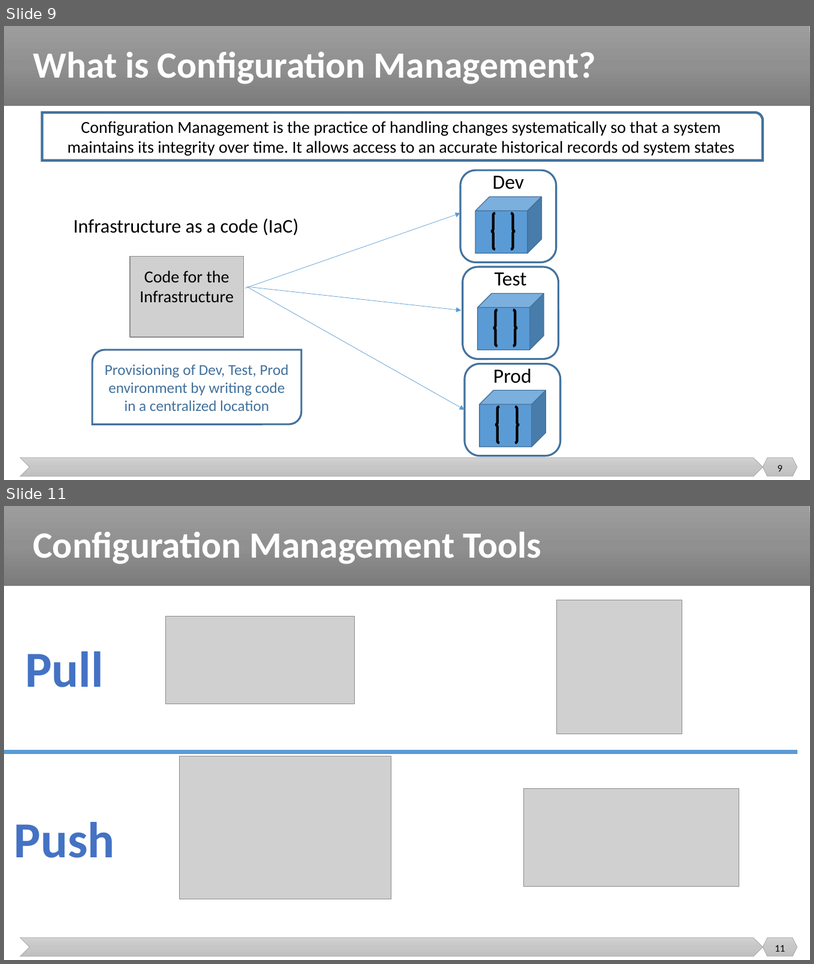
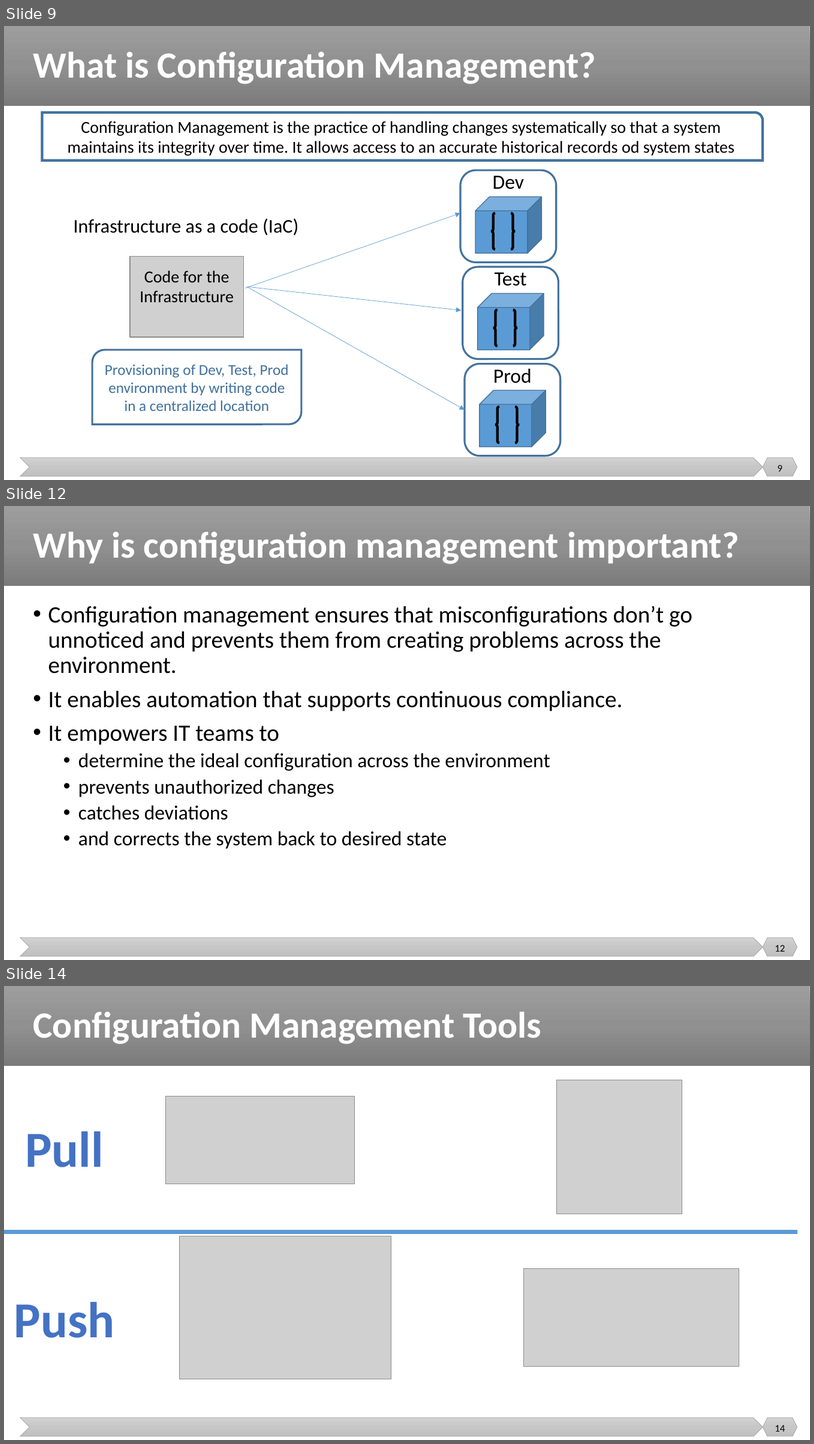
Before and after one commit to malenezi/malenezi, a slide deck: SE489/Lectures/6-Configuration Management/Configuration Management 2.pptx. Shown one above the other, each under a label of ours: slides 9 and 11 before the commit, slides 9, 12 and 14 after it; the slides between them are not shown. The pictures are 814x964 and 814x1444 pixels, drawn with LibreOffice and Linux fonts; fonts in the diff are those of the drawing; grey boxes stand for pictures. Boxes give left, top, right and bottom in pixels: in the first picture for what was removed or moved away, otherwise in the second. Text is boxed around its words. In the diff, an @@ line names an element or a change of style, - is before the commit and + after.

```diff
--- a/SE489/Lectures/6-Configuration Management/Configuration Management 2.pptx
+++ b/SE489/Lectures/6-Configuration Management/Configuration Management 2.pptx
@@ slide 12 added at bbox=[4, 506, 810, 960], background #FFFFFF; not listed: 3 template elements that a slide beside it also shows @@
@@ title added at bbox=[33, 532, 740, 564], 44 pt, text #FFFFFF, bold @@
+Why is configuration management important?
@@ text added at bbox=[48, 606, 693, 849], 28 pt, text #000000 @@
+• Configuration management ensures that misconfigurations don’t go unnoticed and prevents them from creating problems across the environment.
+• It enables automation that supports continuous compliance.
+• It empowers IT teams to
+  • determine the ideal configuration across the environment
+  • prevents unauthorized changes
+  • catches deviations
+  • and corrects the system back to desired state
@@ page number added at bbox=[775, 945, 785, 951], 12 pt, text #000000 @@
+12
@@ what was slide 11 is now slide 14 @@
@@ page number at bbox=[775, 1425, 785, 1431]: text changed @@
-11
+14
```
Also in this commit, not shown: 2 slides changed, 7 other slides added, 1 other file.
